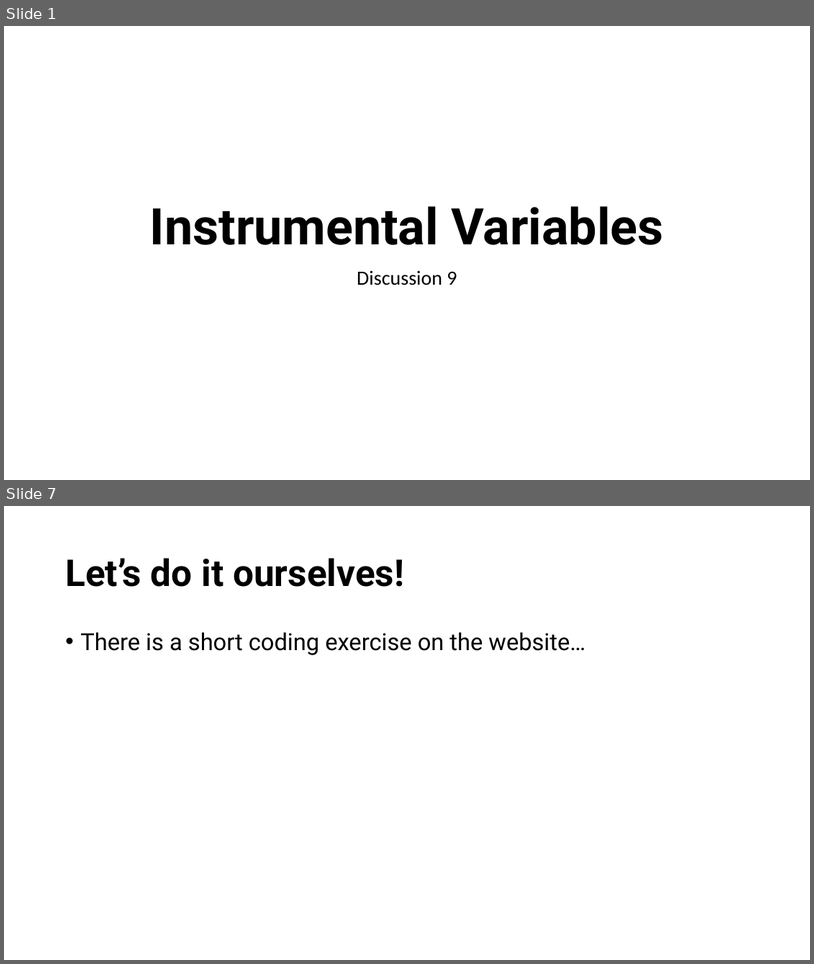
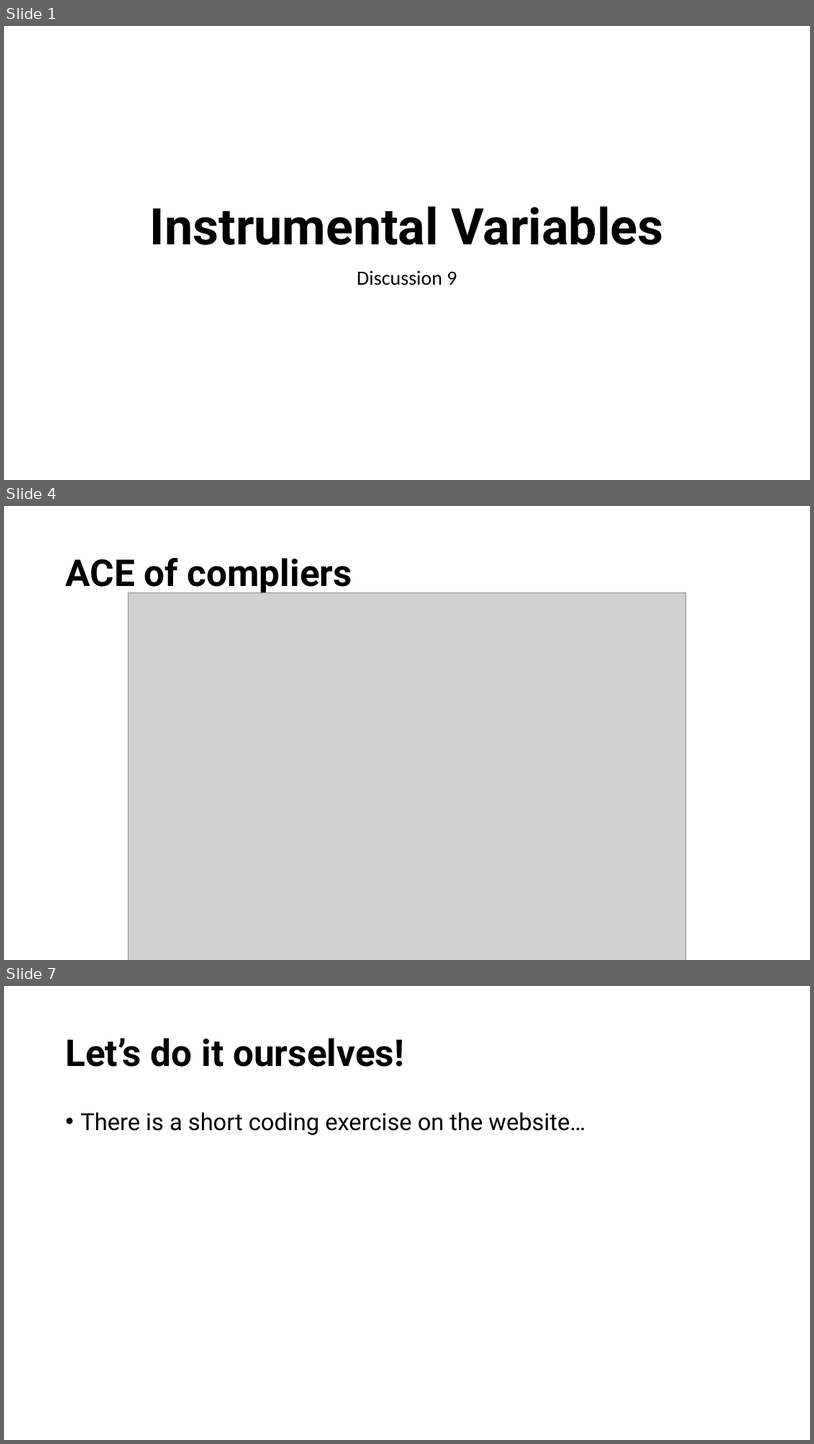
Before and after one commit to causal3900/causal3900.github.io, a slide deck: assets/discussions/discussion9-slides.pptx. Shown one above the other, each under a label of ours: slides 1 and 7 before the commit, slides 1, 4 and 7 after it; the slides between them are not shown. The pictures are 814x964 and 814x1444 pixels, drawn with LibreOffice and Linux fonts; fonts in the diff are those of the drawing; grey boxes stand for pictures. Boxes give left, top, right and bottom in pixels: in the first picture for what was removed or moved away, otherwise in the second. Text is boxed around its words. In the diff, an @@ line names an element or a change of style, - is before the commit and + after.

```diff
--- a/assets/discussions/discussion9-slides.pptx
+++ b/assets/discussions/discussion9-slides.pptx
@@ slide 4 added at box(4, 506, 810, 960), background #FFFFFF @@
@@ title added at box(65, 558, 352, 595), 44 pt, text #000000, bold @@
+ACE of compliers
@@ picture added at box(128, 593, 687, 960) @@
```
Also in this commit, not shown: 3 slides changed, 1 other slide added, 2 slides removed, 44 other files.
